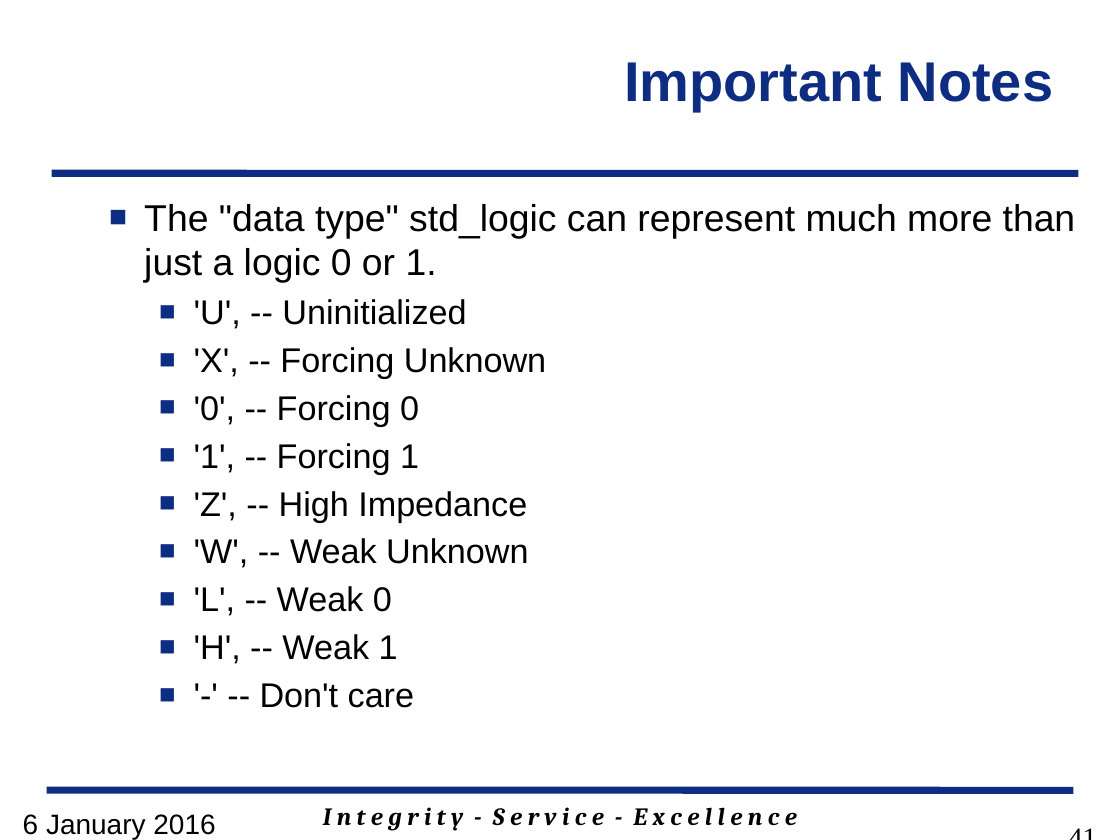
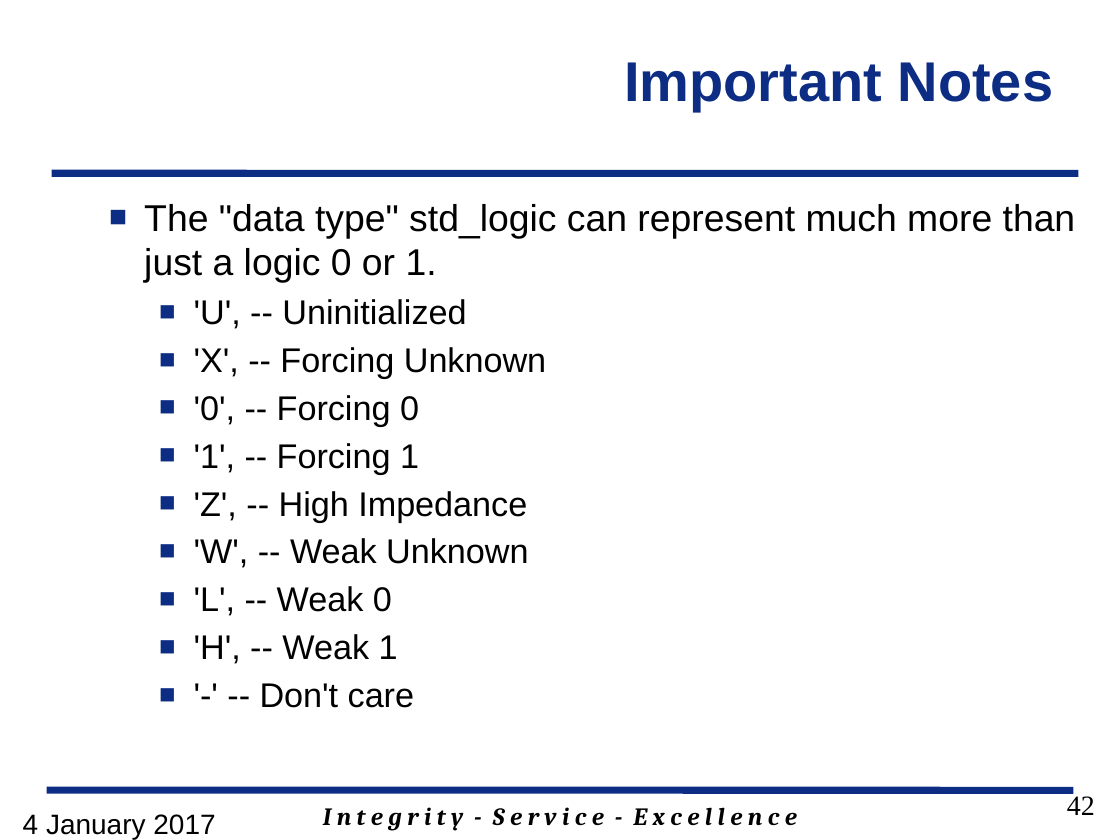
Before and after one commit to jfalkinburg/ECE383_web, a slide deck: slide 42 of lecture/slides/ECE_383_Lec1.pptx (slide 41 before the commit). Drawn at 1120x840 pixels with LibreOffice and Linux fonts; fonts in the diff are those of the drawing; background and template pictures are left out. Boxes give left, top, right and bottom in pixels: in the first picture for what was removed or moved away, otherwise in the second. Text is boxed around its words. In the diff, an @@ line names an element or a change of style, - is before the commit and + after.

```diff
--- a/lecture/slides/ECE_383_Lec1.pptx
+++ b/lecture/slides/ECE_383_Lec1.pptx
@@ page number at box(1067, 793, 1095, 815): text changed @@
-41
+42
@@ text at box(23, 814, 215, 839): text changed @@
-6 January 2016
+4 January 2017
```
Also in this commit, not shown: 13 other slides changed, 2 slides added, 1 slide removed, 3 other files.
